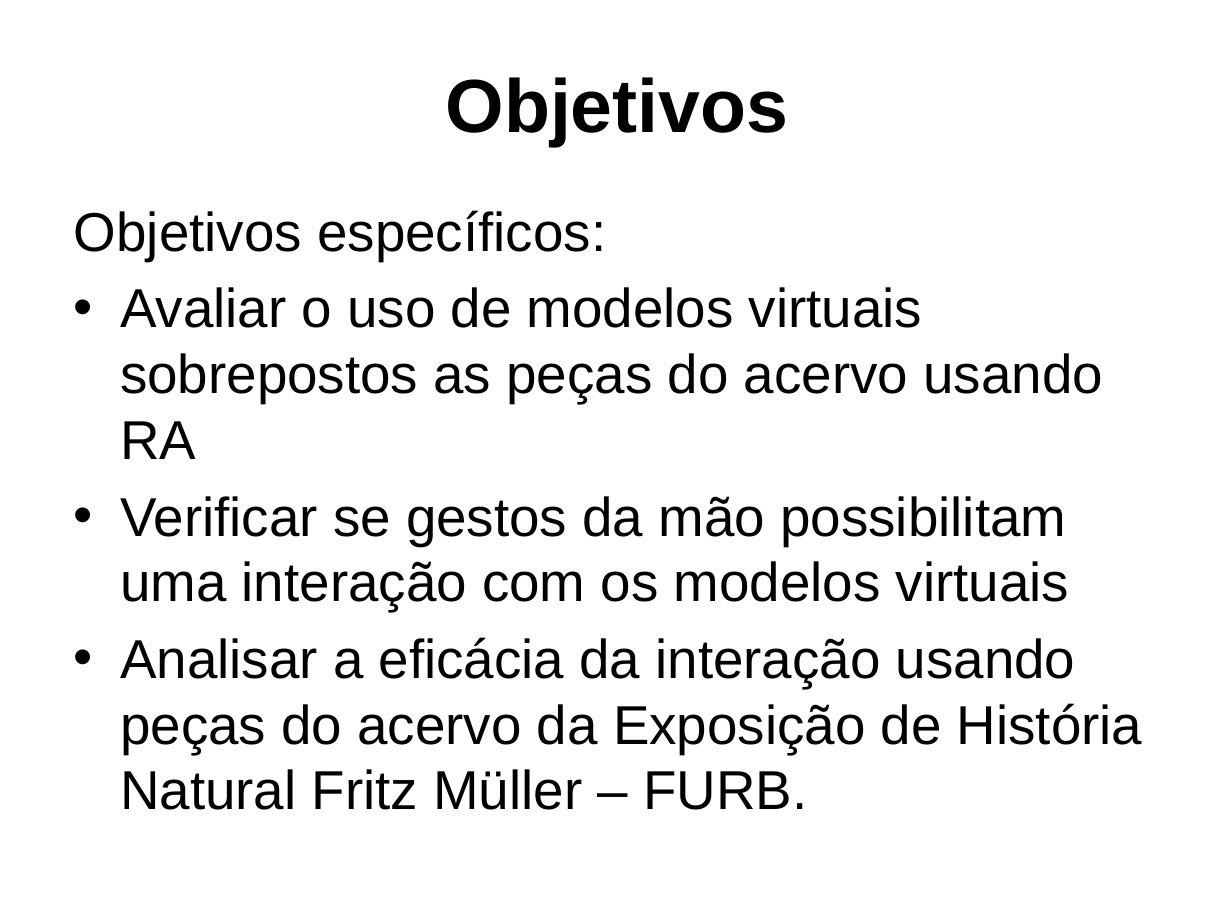
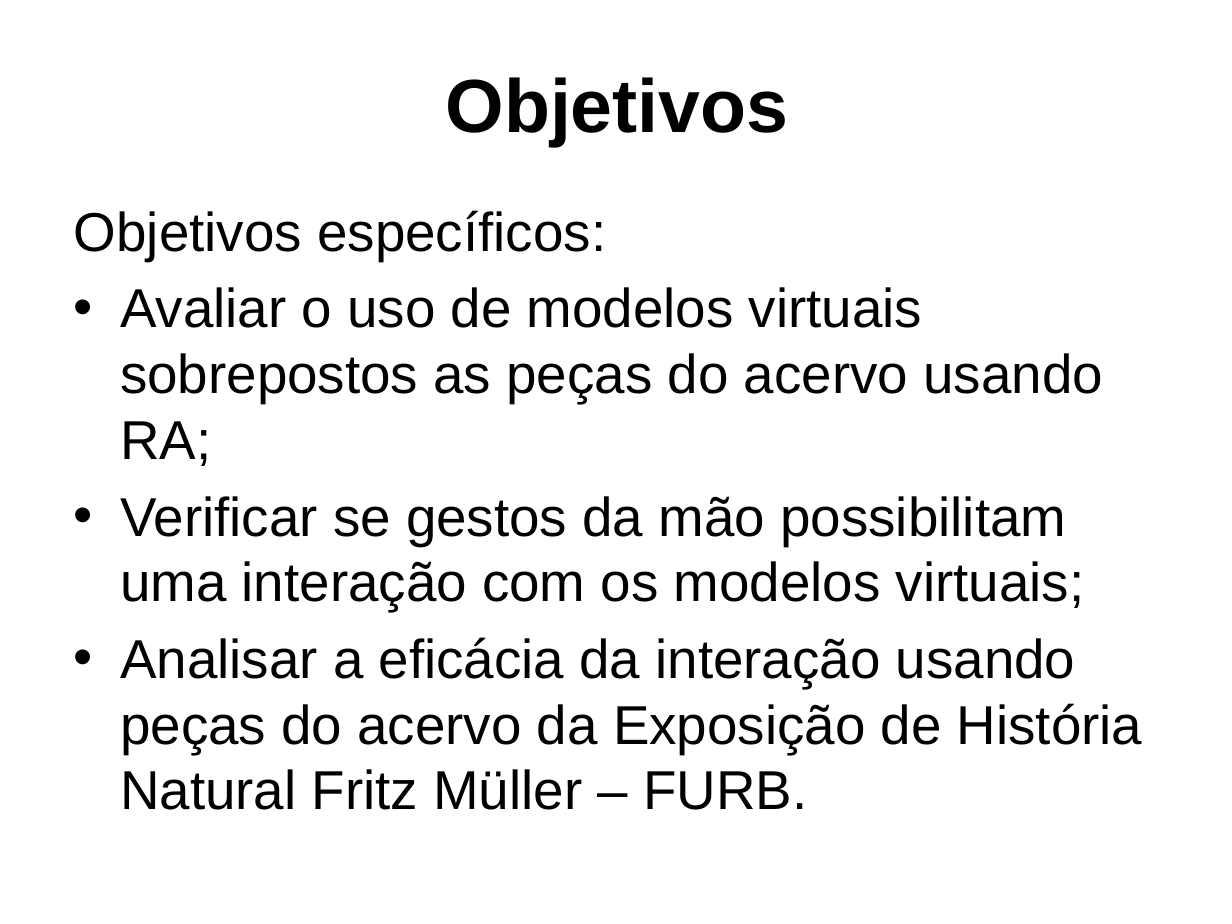
Before and after one commit to gcgfurb/tcc_JulioVicenteBrych, a slide deck: slide 5 of _julio/ApresentaçãoTCC-Julio_Vicente_Brych.pptx. Drawn at 1232x924 pixels with LibreOffice and Linux fonts; fonts in the diff are those of the drawing; background and template pictures are left out. Boxes give left, top, right and bottom in pixels: in the first picture for what was removed or moved away, otherwise in the second. Text is boxed around its words. In the diff, an @@ line names an element or a change of style, - is before the commit and + after.

```diff
--- a/_julio/ApresentaçãoTCC-Julio_Vicente_Brych.pptx
+++ b/_julio/ApresentaçãoTCC-Julio_Vicente_Brych.pptx
@@ text at (x1=120, y1=287, x2=1103, y2=611): text changed @@
-• Avaliar o uso de modelos virtuais sobrepostos as peças do acervo usando RA
-• Verificar se gestos da mão possibilitam uma interação com os modelos virtuais
+• Avaliar o uso de modelos virtuais sobrepostos as peças do acervo usando RA;
+• Verificar se gestos da mão possibilitam uma interação com os modelos virtuais;
```
Also in this commit, not shown: 18 other slides changed, 2 slides added.
